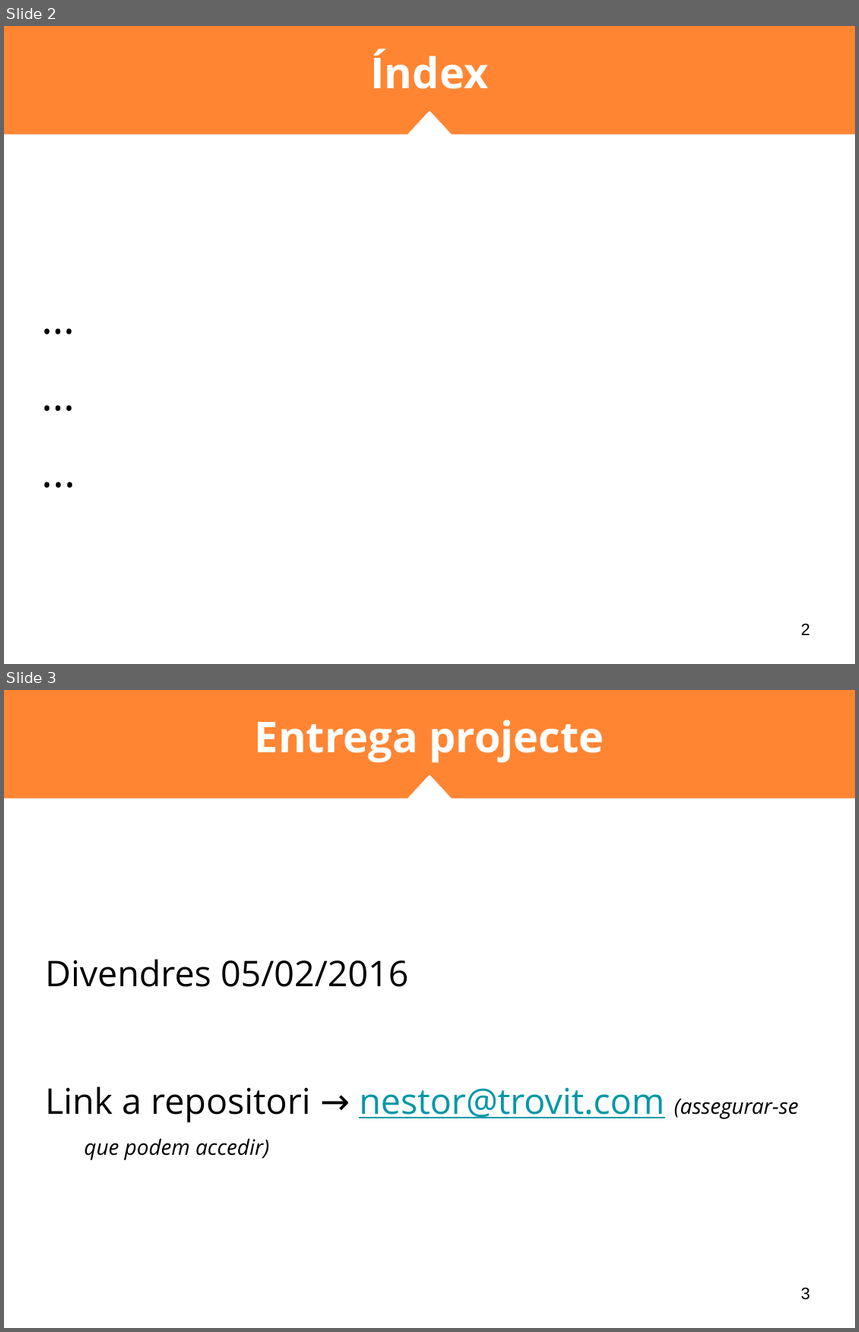
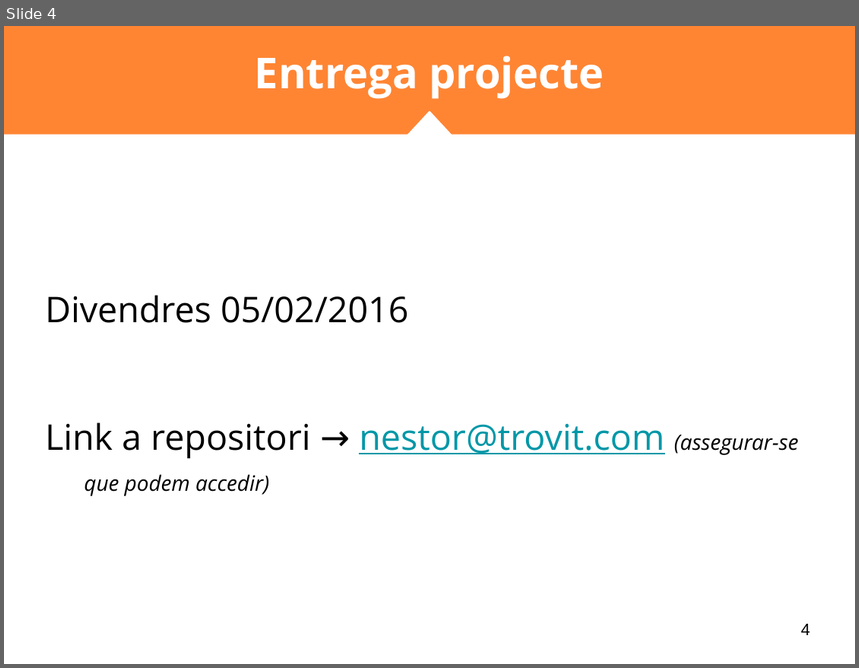
Before and after one commit to nmaletm/git-presentation, a slide deck: Presentations/P3.2 - Conclusio.pptx. Shown one above the other, each under a label of ours: slides 2 and 3 before the commit, slide 4 after it. The pictures are 859x1332 and 859x668 pixels, drawn with LibreOffice and Linux fonts; fonts in the diff are those of the drawing. Boxes give left, top, right and bottom in pixels: in the first picture for what was removed or moved away, otherwise in the second. Text is boxed around its words. In the diff, an @@ line names an element or a change of style, - is before the commit and + after.

```diff
--- a/Presentations/P3.2 - Conclusio.pptx
+++ b/Presentations/P3.2 - Conclusio.pptx
@@ slide 2 removed at [4,26,855,664], background #FFFFFF; not listed: 4 template elements that a slide beside it also shows @@
@@ title removed at [370,49,488,89] @@
-Índex
@@ text removed at [33,169,826,593] @@
-…
-…
-...
@@ page number removed at [801,623,810,636] @@
-2
@@ what was slide 3 is now slide 4 @@
@@ page number at [801,624,810,636]: text changed @@
-3
+4
```
Also in this commit, not shown: 1 slide changed, 2 slides added, 6 other files.
